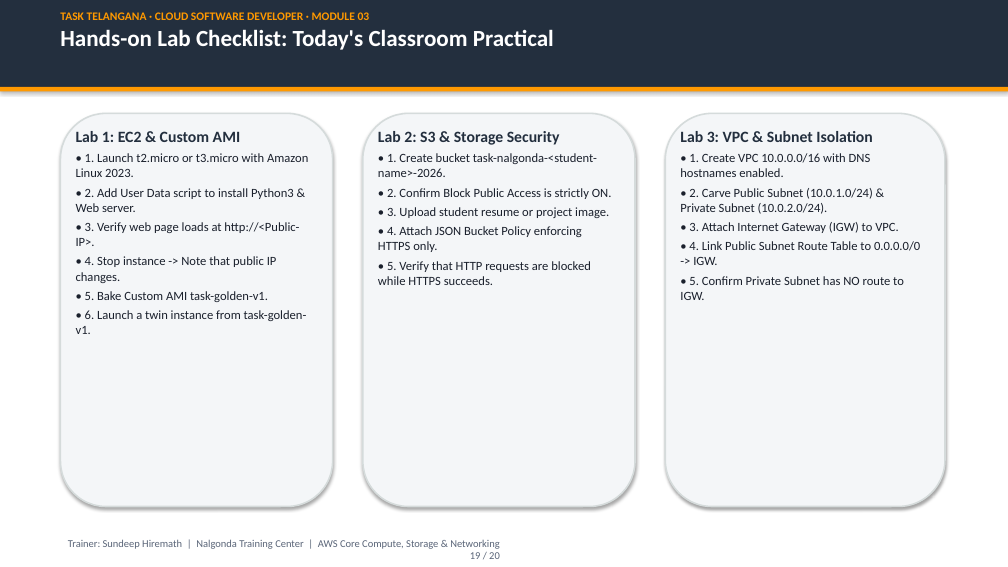
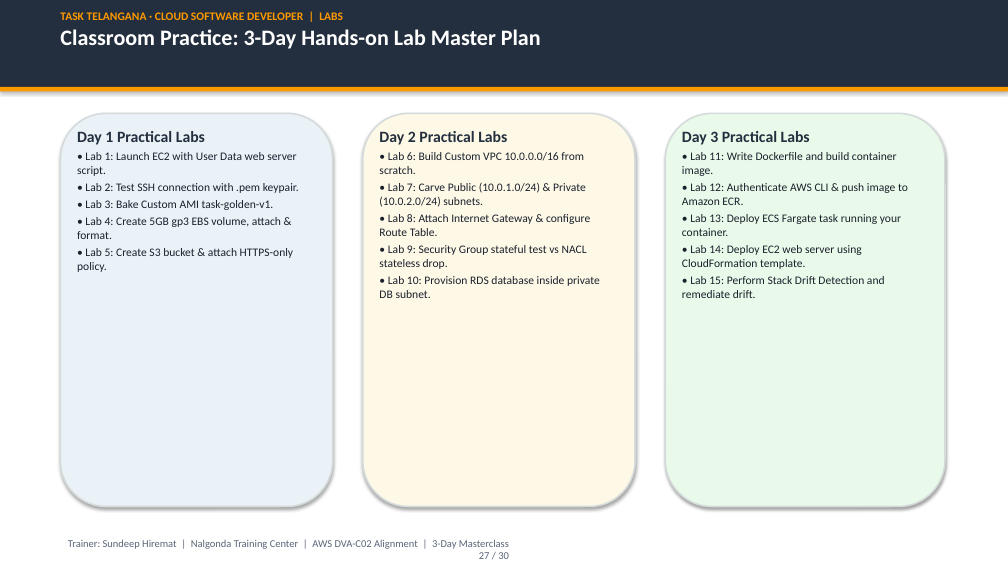
Before and after one commit to cloude-user/task, a slide deck: slide 27 of module_03_aws_core/presentation/Module_03_AWS_Core_Services_Masterclass.pptx (slide 19 before the commit). Drawn at 1008x567 pixels with LibreOffice and Linux fonts; fonts in the diff are those of the drawing. Boxes give left, top, right and bottom in pixels: in the first picture for what was removed or moved away, otherwise in the second. Text is boxed around its words. In the diff, an @@ line names an element or a change of style, - is before the commit and + after.

Commit message:
Feature/vpc networking (#3)
* docs(module03): add dedicated VPC networking & compute/storage/db master guides with analogies and diagrams

* docs(module03): expand EBS vs EFS block vs file deep dive, S3 7-tiers, HTTPS TLS handshake, and public vs private DNS

* feat(module03): infuse Tollywood cinema & Telangana kirana analogies, unify single versions, and update masterclass PPTX

* cloud-formation

---------

```diff
--- a/module_03_aws_core/presentation/Module_03_AWS_Core_Services_Masterclass.pptx
+++ b/module_03_aws_core/presentation/Module_03_AWS_Core_Services_Masterclass.pptx
@@ text at [60,12,541,49]: text changed; size 22 to 21 pt @@
-TASK TELANGANA · CLOUD SOFTWARE DEVELOPER · MODULE 03
-Hands-on Lab Checklist: Today's Classroom Practical
+TASK TELANGANA · CLOUD SOFTWARE DEVELOPER | LABS
+Classroom Practice: 3-Day Hands-on Lab Master Plan
@@ rounded rectangle at [60,113,333,507]: fill #F4F6F8 to #EAF2F8 @@
@@ rounded rectangle at [363,113,635,507]: fill #F4F6F8 to #FEF9E7 @@
@@ rounded rectangle at [665,113,945,507]: fill #F4F6F8 to #EAFAEA @@
@@ text at [77,131,299,272]: text changed; size 12 to 11 pt @@
-Lab 1: EC2 & Custom AMI
-• 1. Launch t2.micro or t3.micro with Amazon Linux 2023.
-• 2. Add User Data script to install Python3 & Web server.
-• 3. Verify web page loads at http://<Public-IP>.
-• 4. Stop instance -> Note that public IP changes.
-• 5. Bake Custom AMI task-golden-v1.
-• 6. Launch a twin instance from task-golden-v1.
+Day 1 Practical Labs
+• Lab 1: Launch EC2 with User Data web server script.
+• Lab 2: Test SSH connection with .pem keypair.
+• Lab 3: Bake Custom AMI task-golden-v1.
+• Lab 4: Create 5GB gp3 EBS volume, attach & format.
+• Lab 5: Create S3 bucket & attach HTTPS-only policy.
@@ text at [379,131,600,298]: text changed; size 12 to 11 pt @@
-Lab 2: S3 & Storage Security
-• 1. Create bucket task-nalgonda-<student-name>-2026.
-• 2. Confirm Block Public Access is strictly ON.
-• 3. Upload student resume or project image.
-• 4. Attach JSON Bucket Policy enforcing HTTPS only.
-• 5. Verify that HTTP requests are blocked while HTTPS succeeds.
+Day 2 Practical Labs
+• Lab 6: Build Custom VPC 10.0.0.0/16 from scratch.
+• Lab 7: Carve Public (10.0.1.0/24) & Private (10.0.2.0/24) subnets.
+• Lab 8: Attach Internet Gateway & configure Route Table.
+• Lab 9: Security Group stateful test vs NACL stateless drop.
+• Lab 10: Provision RDS database inside private DB subnet.
@@ text at [682,131,908,298]: text changed; size 12 to 11 pt @@
-Lab 3: VPC & Subnet Isolation
-• 1. Create VPC 10.0.0.0/16 with DNS hostnames enabled.
-• 2. Carve Public Subnet (10.0.1.0/24) & Private Subnet (10.0.2.0/24).
-• 3. Attach Internet Gateway (IGW) to VPC.
-• 4. Link Public Subnet Route Table to 0.0.0.0/0 -> IGW.
-• 5. Confirm Private Subnet has NO route to IGW.
+Day 3 Practical Labs
+• Lab 11: Write Dockerfile and build container image.
+• Lab 12: Authenticate AWS CLI & push image to Amazon ECR.
+• Lab 13: Deploy ECS Fargate task running your container.
+• Lab 14: Deploy EC2 web server using CloudFormation template.
+• Lab 15: Perform Stack Drift Detection and remediate drift.
@@ text at [68,539,509,559]: text changed @@
-Trainer: Sundeep Hiremath | Nalgonda Training Center | AWS Core Compute, Storage & Networking
-19 / 20
+Trainer: Sundeep Hiremat | Nalgonda Training Center | AWS DVA-C02 Alignment | 3-Day Masterclass
+27 / 30
```
Also in this commit, not shown: 15 other slides changed, 12 slides added, 4 slides removed, 25 other files.
